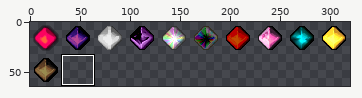
Sprite sheet -- resources/gfx/items/ancient_jewels.png. The first picture is a wide view before the edit; the outline marks the close-up.
Close-up. First the earlier version:
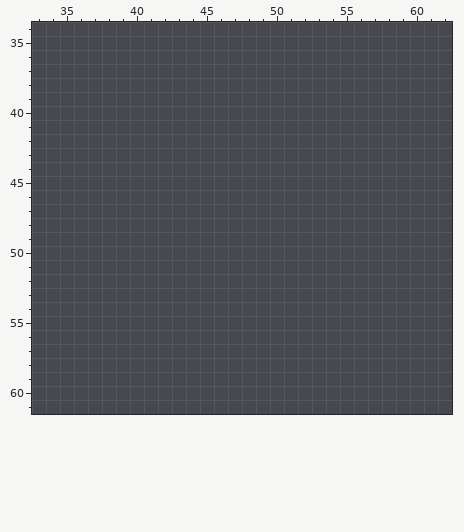
The file is 320x64 pixels. Pixels under 10% opacity are left out. Colours within 5 levels of each other are drawn and written as one. Shown: x 33..62, y 34..61. The commit also changed other parts of the picture, which this record leaves out.
The same view after the edit:
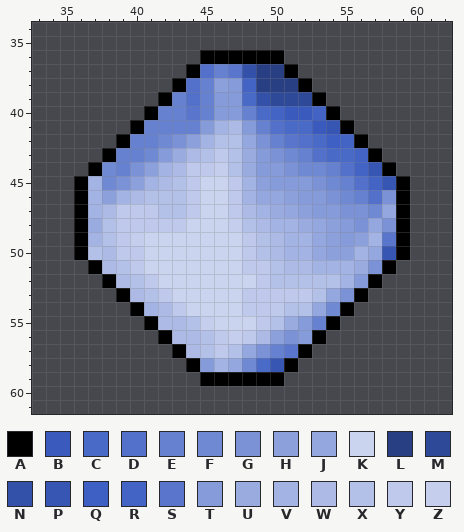
Palette (. is transparent): A #000000  B #3a5bbd  C #4a6ac7  D #5371ca  E #6681d0  F #7089d3  G #7b92d6  H #8ca0db  J #94a7de  K #cbd4ef  L #293f84  M #2f4999  N #3451a9  P #3755b2  Q #3e5fc4  R #4464c5  S #5a76cc  T #869bda  U #9aabe0  V #a3b3e3  W #acbae5  X #b3c0e7  Y #bec9eb  Z #c5cfed
Changes in this commit:
{"y":36,"x":45,"old":"......","new":"AAAAAA"}
{"y":37,"x":44,"old":"........","new":"ADESNLLA"}
{"y":38,"x":43,"old":"..........","new":"ADEHTRLLLA"}
{"y":39,"x":42,"old":"............","new":"AEDETTCNMMMA"}
{"y":40,"x":41,"old":"..............","new":"AEESETTECRBBRA"}
{"y":41,"x":40,"old":"................","new":"AEEEETVWTEDCCBPA"}
{"y":42,"x":39,"old":"..................","new":"AEEFGHVXXJGESDCQRA"}
{"y":43,"x":38,"old":"....................","new":"AEEFTUWXYXUTGFEDCCRA"}
{"y":44,"x":37,"old":"......................","new":"AFEGHVWYYZXUTTGFFEDRPA"}
{"y":45,"x":36,"old":"........................","new":"AVFGHVWXYKKYVHTTTGFEDRPA"}
{"y":46,"x":36,"old":"........................","new":"AVHVWXXXYKKYVJJHTTGFEDGA"}
{"y":47,"x":36,"old":"........................","new":"AVWYYYXXYKKYWVUJHTTGGFJA"}
{"y":48,"x":36,"old":"........................","new":"AUXYYYYYKKKZXWVVUJHTGJGA"}
{"y":49,"x":36,"old":"........................","new":"AVXYZKKKKKKKYXWVVJHTHVSA"}
{"y":50,"x":36,"old":"........................","new":"AXWYYKKKKKKKYXWVVJHHVJPA"}
{"y":51,"x":37,"old":"......................","new":"AWXYKKKKKKKYYXWWVVVUGA"}
{"y":52,"x":38,"old":"....................","new":"AWXYKKKKKKKYXXXXXVTA"}
{"y":53,"x":39,"old":"..................","new":"AWXYKKKKKYYYYYXJGA"}
{"y":54,"x":40,"old":"................","new":"AVWYKKKKYYYXXJFA"}
{"y":55,"x":41,"old":"..............","new":"AWWXZKKKYXUTEA"}
{"y":56,"x":42,"old":"............","new":"AWWXYZYWHGTA"}
{"y":57,"x":43,"old":"..........","new":"AWXYXJGESA"}
{"y":58,"x":44,"old":"........","new":"ATVJFCPA"}
{"y":59,"x":45,"old":"......","new":"AAAAAA"}
